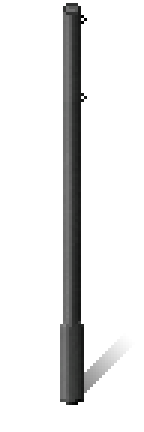
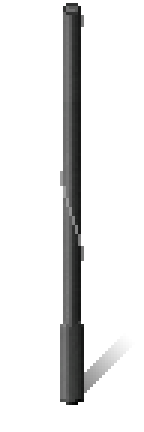
Before/after of a w=144, h=432 layered artwork. What changed in the layer stack:
added layer "Rope" above "f_street_light_center.png" over 60, 15, 84, 261
painted on "f_street_light_center.png" over 81, 15, 87, 102
